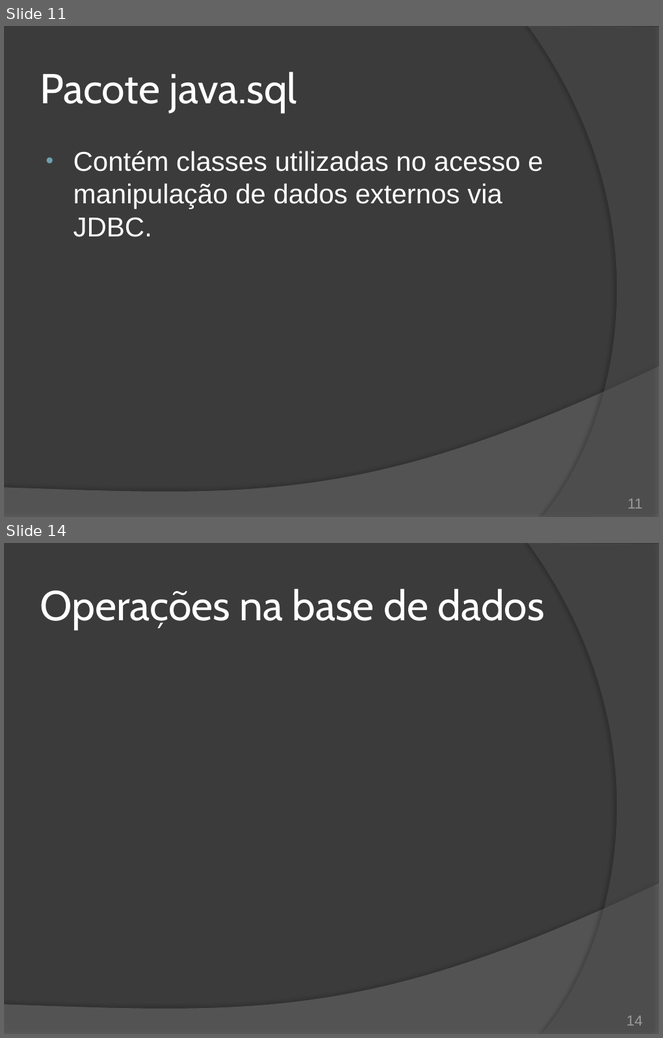
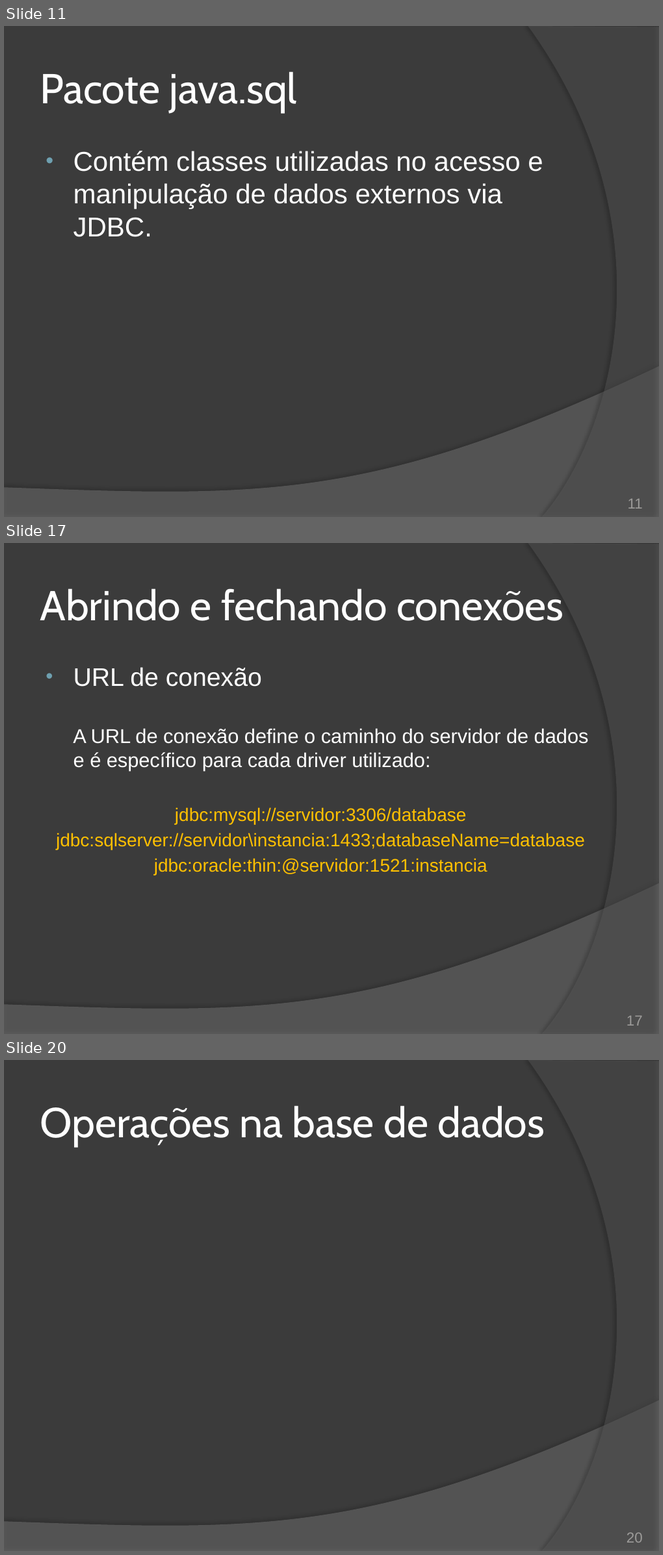
Before and after one commit to duchesqui/slzvieira-training, a slide deck: 2-Java-Programmer-Modulo-II/19.Capitulo11.pptx. Shown one above the other, each under a label of ours: slides 11 and 14 before the commit, slides 11, 17 and 20 after it; the slides between them are not shown. The pictures are 663x1038 and 663x1555 pixels, drawn with LibreOffice and Linux fonts; fonts in the diff are those of the drawing. Boxes give left, top, right and bottom in pixels: in the first picture for what was removed or moved away, otherwise in the second. Text is boxed around its words. In the diff, an @@ line names an element or a change of style, - is before the commit and + after.

Commit message:
JDBC: Carregamento do driver, URL de conexão, DriverManager e Connection.

```diff
--- a/2-Java-Programmer-Modulo-II/19.Capitulo11.pptx
+++ b/2-Java-Programmer-Modulo-II/19.Capitulo11.pptx
@@ slide 17 added at bbox=[4, 543, 659, 1034], background #3B3B3B; not listed: 2 template elements that a slide beside it also shows @@
@@ title added at bbox=[40, 589, 564, 621], 46 pt, text #FFFFFF @@
+Abrindo e fechando conexões
@@ text added at bbox=[56, 667, 589, 875], 20 pt, text #FFC000 @@
+• URL de conexão
+A URL de conexão define o caminho do servidor de dados e é específico para cada driver utilizado:
+jdbc:mysql://servidor:3306/database
+jdbc:sqlserver://servidor\instancia:1433;databaseName=database
+jdbc:oracle:thin:@servidor:1521:instancia
@@ page number added at bbox=[627, 1016, 643, 1026], 16 pt, text #9D9B9A @@
+17
@@ what was slide 14 is now slide 20 @@
@@ page number at bbox=[627, 1533, 643, 1543]: text changed @@
-14
+20
```
Also in this commit, not shown: 2 slides changed, 5 other slides added.
